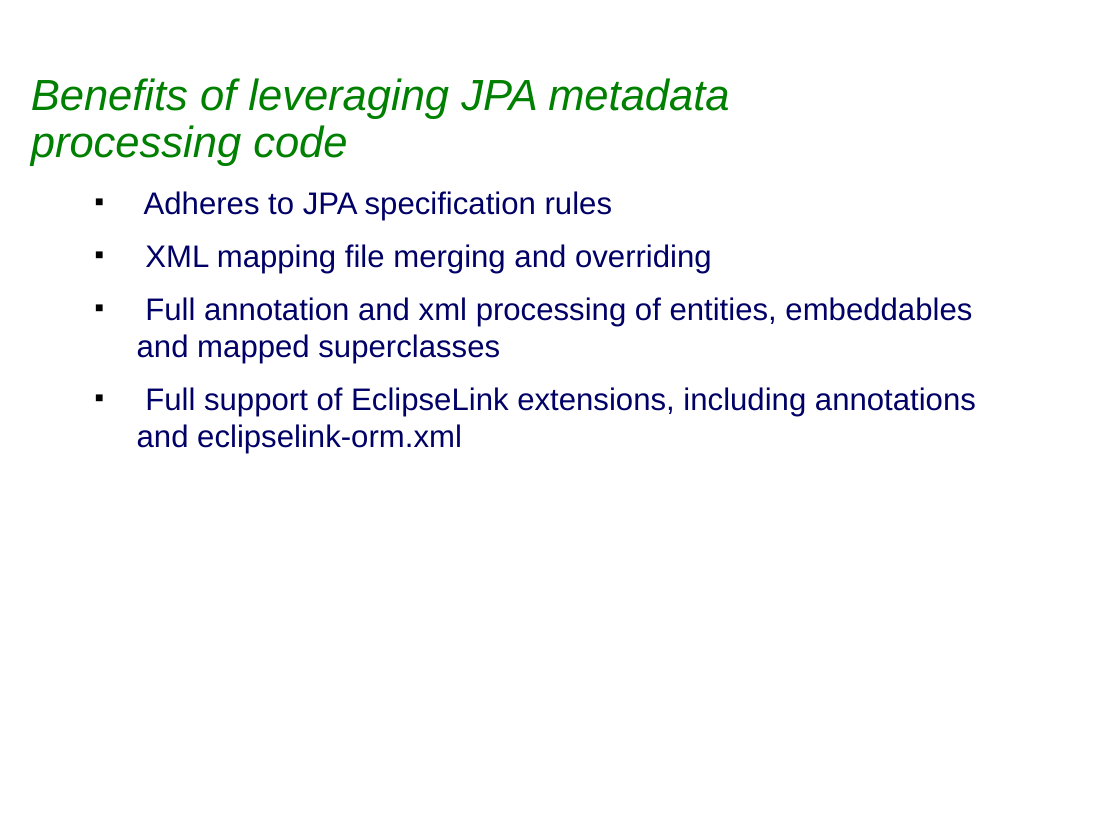
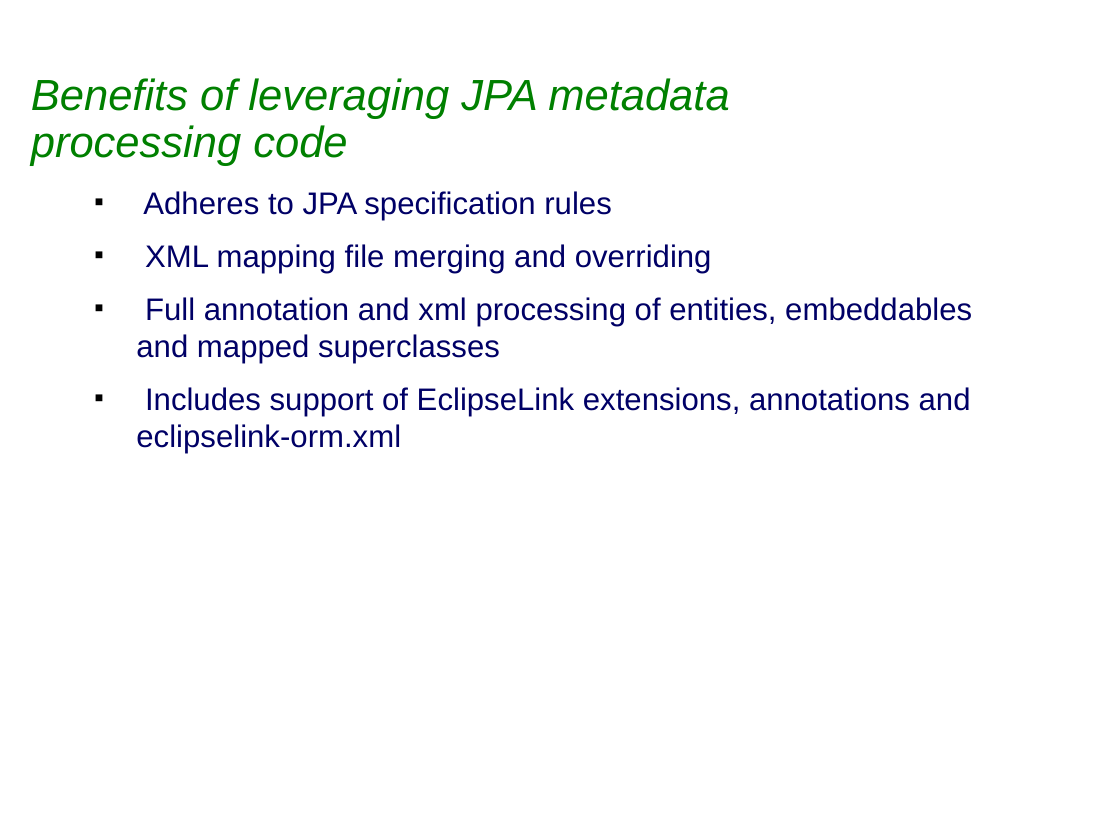
Before and after one commit to sabineheider/incubator, a slide deck: slide 4 of summit-2010/CanonicalModelGen.ppt. Drawn at 1120x840 pixels with LibreOffice and Linux fonts; fonts in the diff are those of the drawing; background and template pictures are left out. Boxes give left, top, right and bottom in pixels: in the first picture for what was removed or moved away, otherwise in the second. Text is boxed around its words. In the diff, an @@ line names an element or a change of style, - is before the commit and + after.

```diff
--- a/summit-2010/CanonicalModelGen.ppt
+++ b/summit-2010/CanonicalModelGen.ppt
@@ text at (136,387,971,453): text changed @@
-■ Full support of EclipseLink extensions, including annotations and eclipselink-orm.xml
+■ Includes support of EclipseLink extensions, annotations and eclipselink-orm.xml
```
Also in this commit, not shown: 1 other slide changed, 1 other file.
